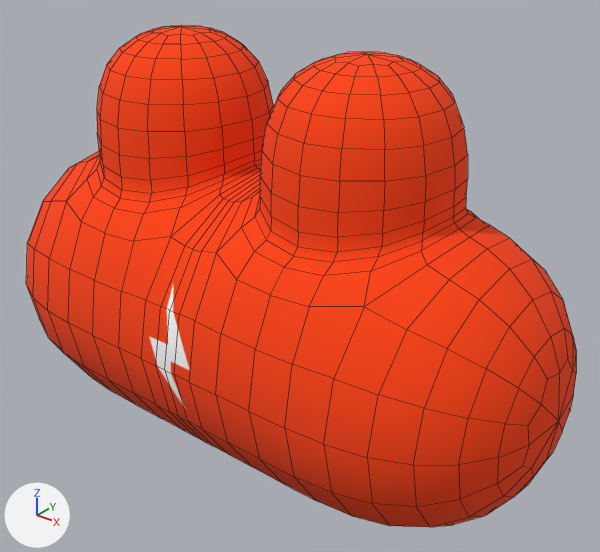
An edit to the FBX model Assets/Resources/Models/toys5.fbx, drawn before and after from the same camera.
The view is the same before and after, from a camera (50 mm lens) standing at (3.02, -3.49, 2.47) and looking at (0.18, 0.07, 0.26). Every picture has the same lights, and +X, +Y and +Z are marked at lower left. Mesh edges are drawn as thin lines.
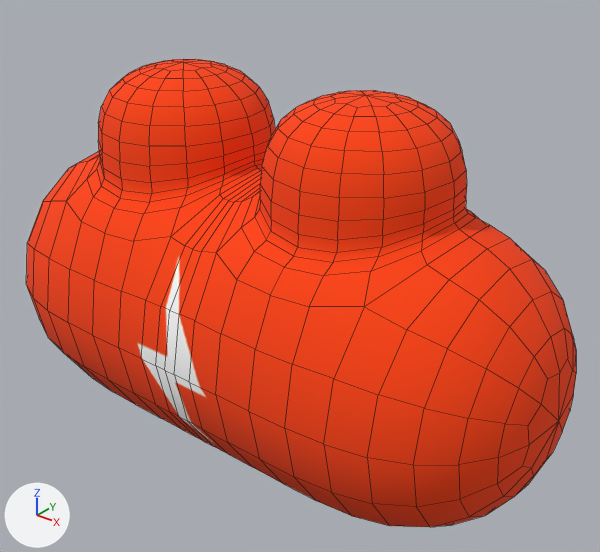
What differs and where, as boxes [x1, y1, x2, y2] in the pictures (600 x 552 px; the box of a moved part takes in the faces that stretch with it):
'Cylinder.002', reshaped, surface changed (red to white, 7% shorter): before [26, 25, 576, 527]; after [26, 59, 576, 527]
part 1 of me_cylinder_005, moved or reshaped: before [97, 25, 468, 252]; after [98, 59, 467, 253]
part 2 of me_cylinder_005, surface changed (red to white): [26, 151, 576, 527] in both

Diff of the bpy script that builds the scene:
```diff
--- a/Assets/Resources/Models/toys5.fbx.py
+++ b/Assets/Resources/Models/toys5.fbx.py
@@ me_cylinder_005 @@
 # used by ob_cylinder_002; location = (0.0, 0.0, 0.0)
-me_cylinder_005.from_pydata(...)  # 706 vertices, 704 faces; spans x -1.89..1.89, y -0.9..0.9, z -0.9..1.66
+me_cylinder_005.from_pydata(...)  # 706 vertices, 704 faces; spans x -1.89..1.89, y -0.9..0.9, z -0.9..1.45
+# me_cylinder_005 part 1: 258 of 706 vertices moved; they spanned x -1.21..1.21, y -0.55..0.55, z 0.88..1.66 and now span x -1.21..1.21, y -0.55..0.55, z 0.87..1.45; mean shift (0.0, 0.0, -0.12); largest move (0.66, 0.0, 1.66) -> (0.66, 0.0, 1.45)
+# me_cylinder_005 part 2: texture (UV) coordinates of 704 of 704 faces, centred in x -1.86..1.86, y -0.87..0.87, z -0.87..1.64, changed; they spanned u -0.27..1.28, v 0.05..1.14 and now span u 0.02..0.99, v 0.25..0.92
 me_cylinder_005.materials.append(mat_material_003)
```
